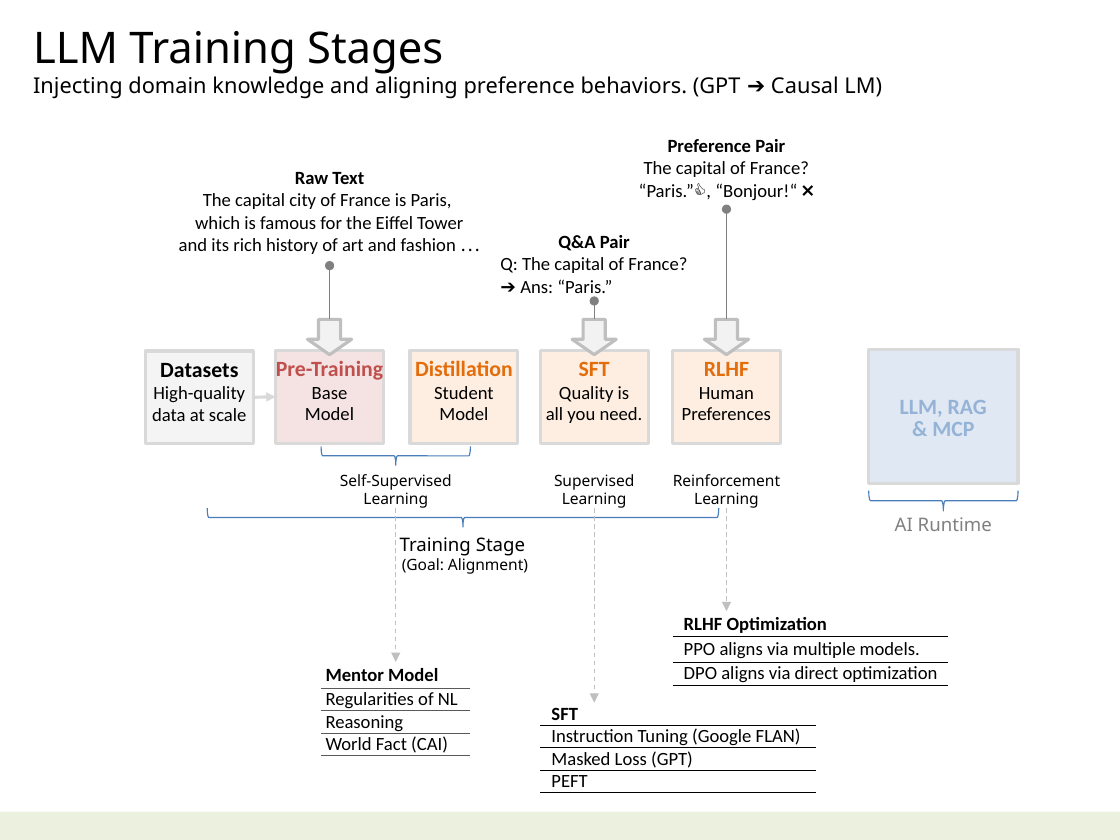
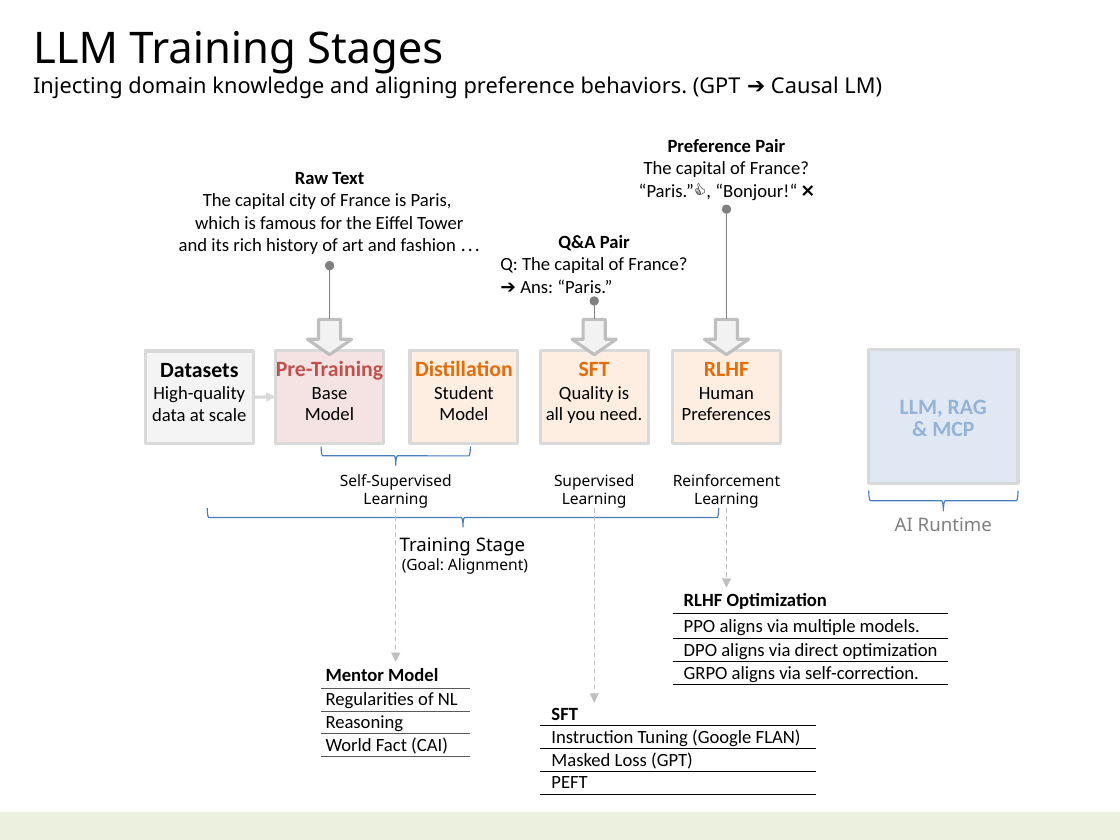
Before and after one commit to navibator/crazy-ai, a slide deck: slide 6 of ai.pptx. Drawn at 1120x840 pixels with LibreOffice and Linux fonts; fonts in the diff are those of the drawing. Boxes give left, top, right and bottom in pixels: in the first picture for what was removed or moved away, otherwise in the second. Text is boxed around its words. In the diff, an @@ line names an element or a change of style, - is before the commit and + after.

```diff
--- a/ai.pptx
+++ b/ai.pptx
@@ arrow moved from (727, 508) - (727, 612) to (727, 508) - (727, 588) @@
@@ table at [672,588,948,687] @@
+row 4: GRPO aligns via self-correction.
@@ table: place and size @@
-table at [672,612,948,686]
+table at [672,588,948,687]
```
Also in this commit, not shown: 4 other slides changed, 6 slides added, 3 slides removed.
